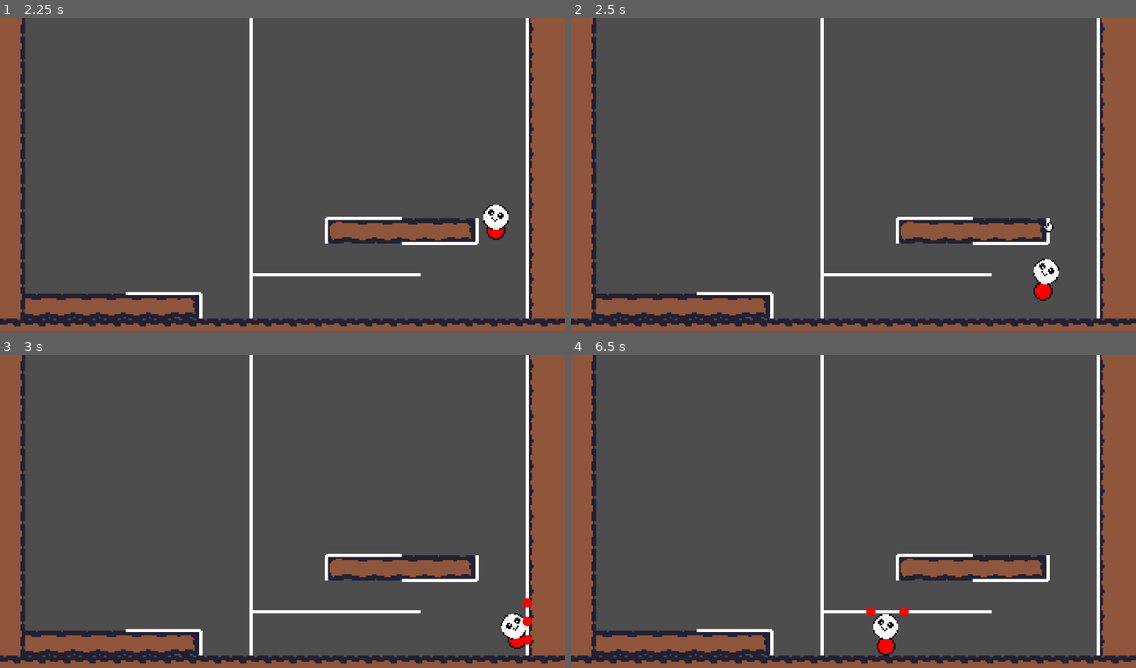
Above: before the commit, frames 1-4 (two rows, left to right).
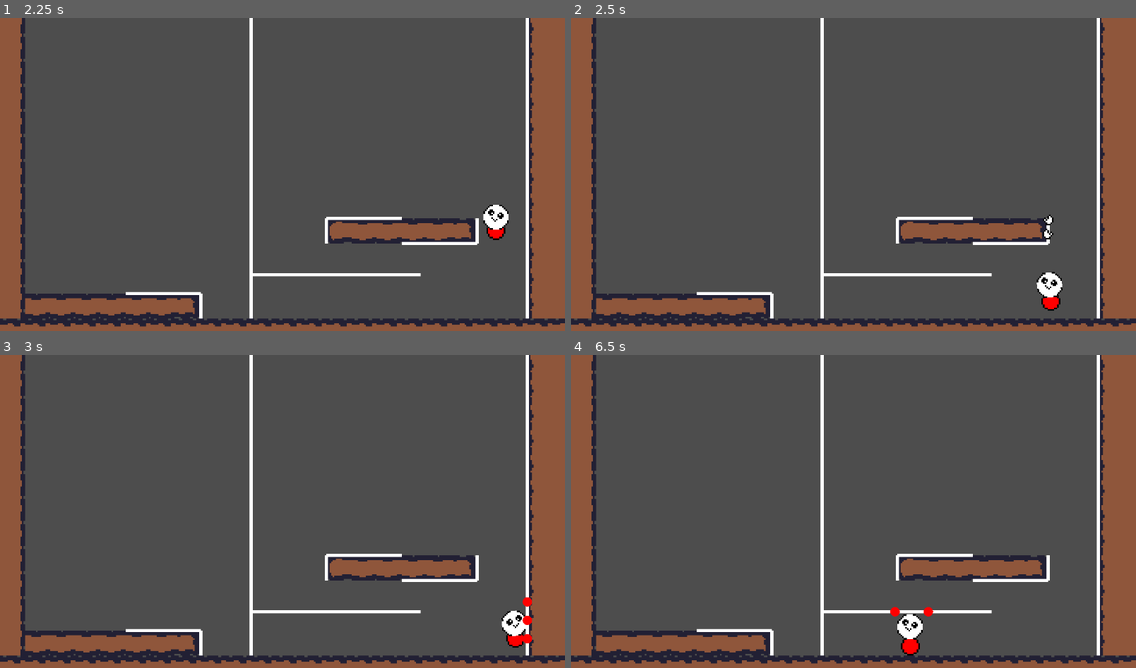
Above: after the commit, the same moments.

Repository: Victor-Boone/climbclimb
Game: Godot game, scene res://scenes/main.tscn
The game is run twice, just before and just after one commit, with the same random seed, the same clock (stepped at 60 frames per second) and the same inputs.
Inputs:
- Up to frame 1 (2.25 s): hold Shift (climb) 0.53-1.28 s; hold D (move_right) 0.53-2.03 s; tap Space (jump) at 0.77, 1.52 s; tap Enter at 1.25 s; tap Shift (climb) at 1.35 s; hold A (move_left) from 2.03 s (still down); hold Shift (climb) from 2.03 s (still down)
- Up to frame 2 (2.5 s): keep holding A (move_left); keep holding Shift (climb)
- Up to frame 3 (3 s): release A (move_left) at 2.78 s; release Shift (climb) at 2.78 s; hold D (move_right) from 2.78 s (still down); tap Shift (climb) at 2.85 s
- Up to frame 4 (6.5 s): tap Space (jump) at 3.02, 3.77, 4.52, 6.02 s; hold Shift (climb) 3.53-4.28 s; release D (move_right) at 4.28 s; hold A (move_left) 4.28-5.03 s; tap Shift (climb) at 4.35, 5.85 s; hold D (move_right) 5.03-5.78 s; hold Shift (climb) 5.03-5.78 s; hold A (move_left) from 5.78 s (still down)

Frame 1 is identical in both runs. In frame 2, 0.7% of the frame differs, in the area x 81-87%, y 62-94%; in frame 3, 0.3%; in frame 4, 1.0%, in the area x 52-65%, y 80-97%.

Commit message:
Start climbing with two hands

Diff:
--- a/scripts/slimecat.gd
+++ b/scripts/slimecat.gd
@@ -239,15 +239,14 @@
 	return norm * align_score - normal_score
 
 
-func get_gripping_points() -> Array[Vector2]:
+func get_gripping_points(direction : Vector2) -> Array[Vector2]:
 	""" Return an array of gripping points """
 	var collisions = $GripArea.get_overlapping_areas()
 	var global_center: Vector2 = global_position + $GripArea.position
 	var radius: float = $GripArea/CollisionShape2D.get_shape().get_radius()
 	var points: Array[Vector2] = []
-	var dir = get_Vector2_direction()
 	for object in collisions:
-		var object_points = object.grippable_points_wrt(global_center, 1.1*radius, dir)
+		var object_points = object.grippable_points_wrt(global_center, 1.1*radius, direction)
 		for point in object_points:
 			points.push_back(point)
 	return points
@@ -277,13 +276,16 @@
 		if not is_climbing() :
 			throw_timer = 0.0
 	elif total_hand_load() == 0.0:
-		var points: Array[Vector2] = get_gripping_points()
-		for grip_point in choose_grip_point(points): # haha HACKY
-			hand_grip[RIGHT]["load"] = 0.5
-			hand_grip[RIGHT]["point"] = grip_point
-	elif total_hand_load() < 0.99:
-		# WARNING: RIGHT is considered the only hand gripped here
-		hand_grip[RIGHT]["load"] = move_toward(hand_grip[RIGHT]["load"], 1.0, delta * ARM_SPEED)
+		#var points: Array[Vector2] = get_gripping_points(input_dir)
+		#for grip_point in choose_grip_point(points): # haha HACKY
+			#hand_grip[RIGHT]["load"] = 0.5
+			#hand_grip[RIGHT]["point"] = grip_point
+		for hand in [LEFT, RIGHT] :
+			var points: Array[Vector2] = get_gripping_points(input_dir.rotated((2* hand - 1) * 0.1 * PI))
+			for grip_point in choose_grip_point(points): # haha HACKY
+				hand_grip[hand]["load"] = 0.25
+				hand_grip[hand]["point"] = grip_point
+
 	elif input_dir.length() > 1e-3:
 		var body_point: Vector2 = get_body_position()
 		var LEFT_load: float = hand_grip[LEFT]["load"]
@@ -295,7 +297,7 @@
 		if hand_grip[weak_hand]["load"] < 0.01:
 			# print("[Climbing] Trying to set a new hand")
 			# if the weak hand is too weak ( < 0.01 )
-			var points: Array[Vector2] = get_gripping_points()
+			var points: Array[Vector2] = get_gripping_points(input_dir)
 			for grip_point in choose_grip_point(points): # haha HACKY
 				hand_grip[weak_hand]["load"] = 0.25
 				hand_grip[weak_hand]["point"] = grip_point
@@ -314,11 +316,17 @@
 				1.0,
 				delta * ARM_SPEED
 			)
-			hand_grip[bad_hand]["load"] = move_toward(
-				hand_grip[bad_hand]["load"],
-				0.0,
-				delta * ARM_SPEED
-			)
+			if total_hand_load() > 0.99 :
+				hand_grip[bad_hand]["load"] = move_toward(
+					hand_grip[bad_hand]["load"],
+					0.0,
+					delta * ARM_SPEED
+				)
+	# Total load is not fully charged yet, and player gives no direction to chose a hand
+	# Increase load of both hands
+	elif total_hand_load() < 0.99 :
+		for hand in [LEFT, RIGHT] :
+			hand_grip[hand]["load"] = move_toward(hand_grip[hand]["load"], 1.0, delta * ARM_SPEED * 0.5)
 	else:
 		pass
 	# print("[RIGHT: ", hand_grip[RIGHT]["load"], "], [LEFT: ", hand_grip[LEFT]["load"], "]")
